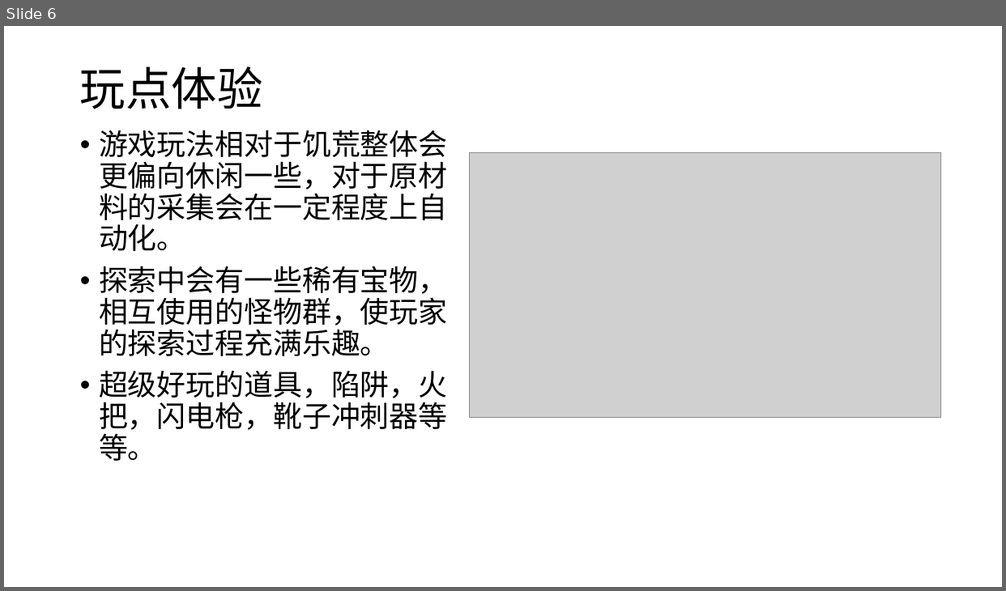
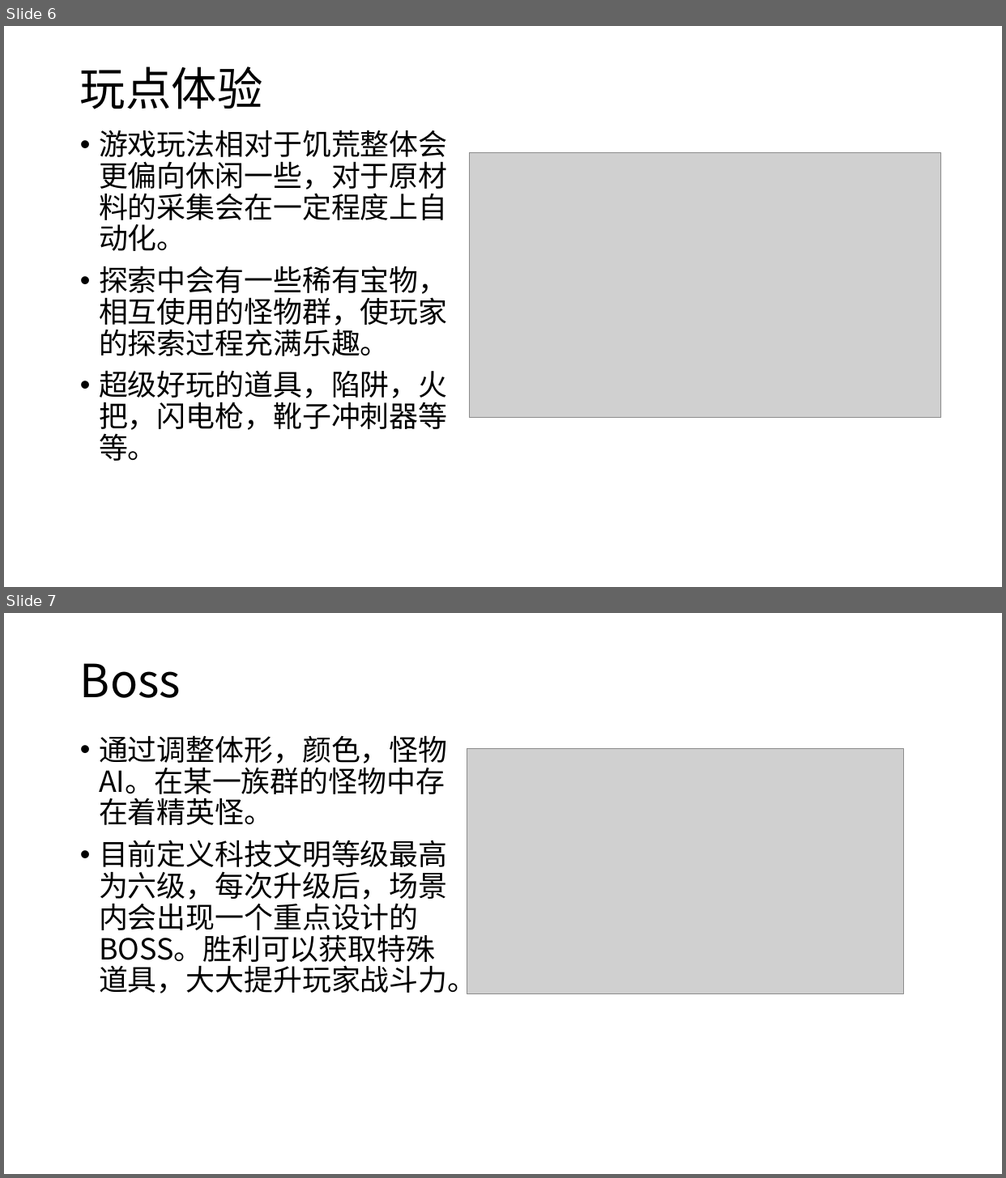
Before and after one commit to qq79402005/td, a slide deck: design/开发文档/GDD/十页说明书.pptx. Shown one above the other, each under a label of ours: slide 6 before the commit, slides 6 and 7 after it. The pictures are 1006x591 and 1006x1178 pixels, drawn with LibreOffice and Linux fonts; fonts in the diff are those of the drawing; grey boxes stand for pictures. Boxes give left, top, right and bottom in pixels: in the first picture for what was removed or moved away, otherwise in the second. Text is boxed around its words. In the diff, an @@ line names an element or a change of style, - is before the commit and + after.

```diff
--- a/design/开发文档/GDD/十页说明书.pptx
+++ b/design/开发文档/GDD/十页说明书.pptx
@@ slide 7 added at <box>4,613,1002,1174</box>, background #FFFFFF @@
@@ title added at <box>80,663,181,698</box>, 44 pt, text #000000 @@
+Boss
@@ text added at <box>99,735,477,995</box>, 28 pt, text #000000 @@
+• 通过调整体形，颜色，怪物AI。在某一族群的怪物中存在着精英怪。
+• 目前定义科技文明等级最高为六级，每次升级后，场景内会出现一个重点设计的BOSS。胜利可以获取特殊道具，大大提升玩家战斗力。
@@ picture added at <box>467,748,904,994</box> @@
```
Also in this commit, not shown: 4 slides changed, 1 slide removed, 1 other file.
